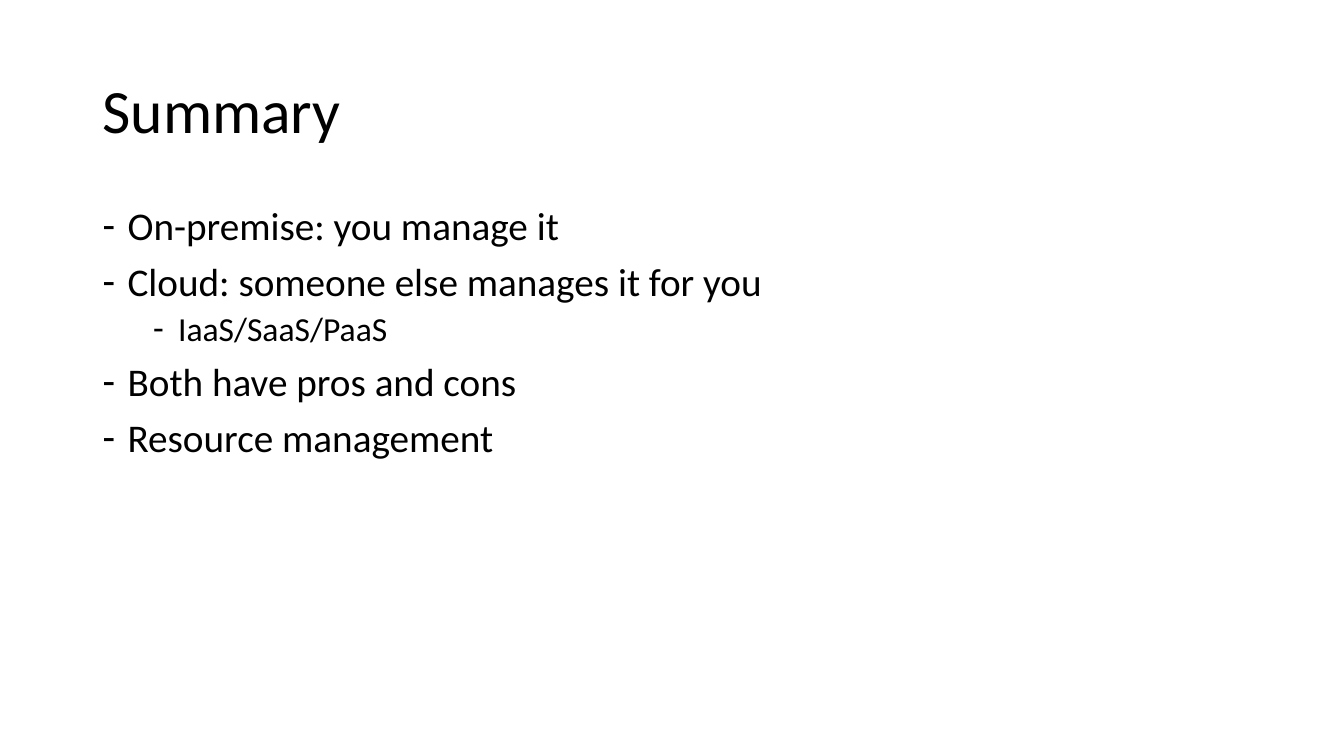
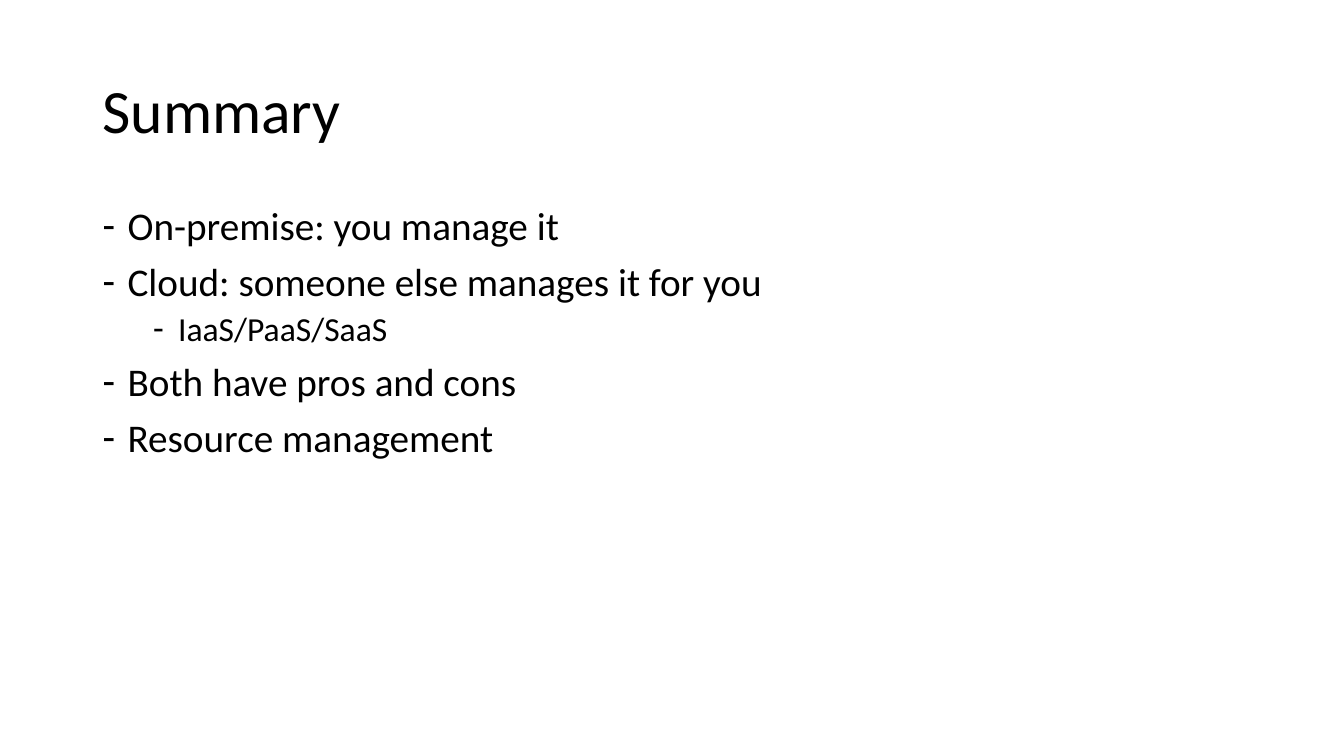
Before and after one commit to v1r7u/cloud_computing_old, a slide deck: slide 59 of presentations/02_What_is_cloud.pptx. Drawn at 1344x756 pixels with LibreOffice and Linux fonts; fonts in the diff are those of the drawing. Boxes give left, top, right and bottom in pixels: in the first picture for what was removed or moved away, otherwise in the second. Text is boxed around its words. In the diff, an @@ line names an element or a change of style, - is before the commit and + after.

```diff
--- a/presentations/02_What_is_cloud.pptx
+++ b/presentations/02_What_is_cloud.pptx
@@ text at <box>178,317,387,343</box>: text changed @@
-  – IaaS/SaaS/PaaS
+  – IaaS/PaaS/SaaS
```
Also in this commit, not shown: 3 other slides changed, 8 other files.
